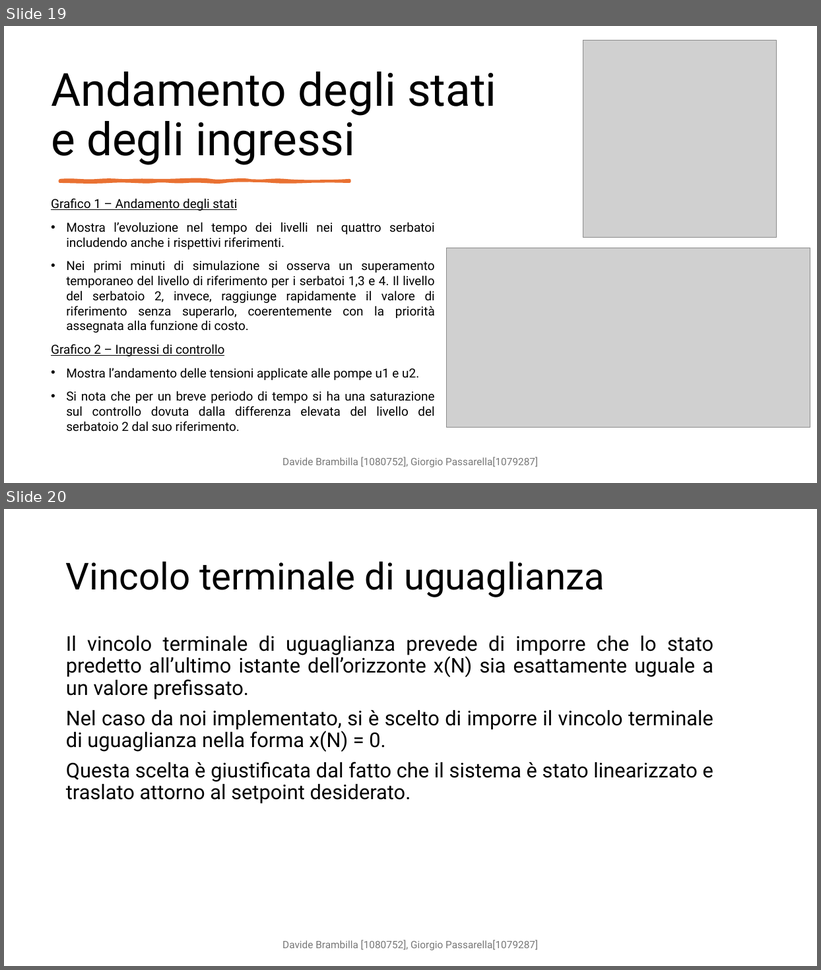
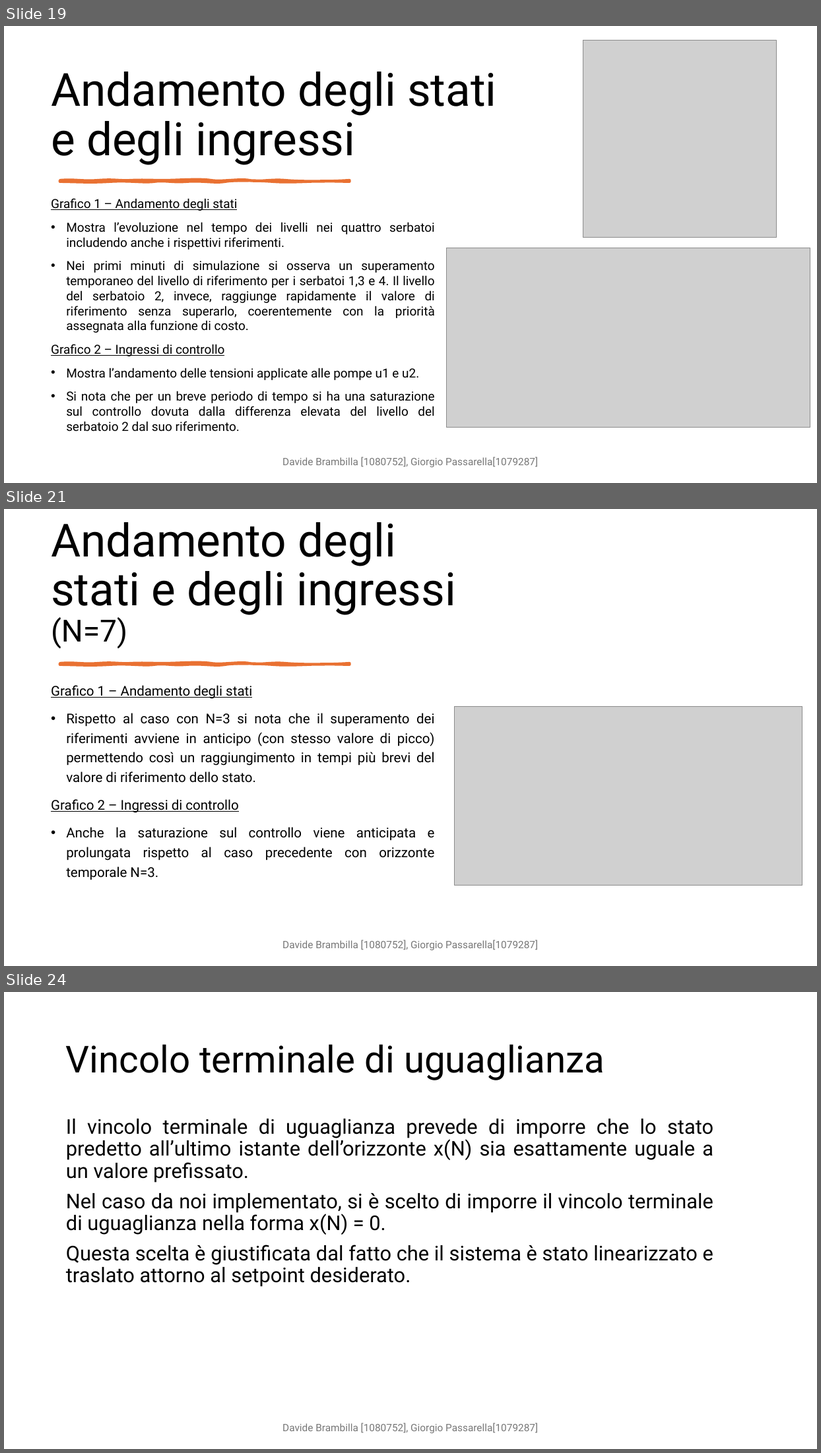
Before and after one commit to DavideBrambilla98/interconnectedTanksMPC, a slide deck: cam.pptx. Shown one above the other, each under a label of ours: slides 19 and 20 before the commit, slides 19, 21 and 24 after it; the slides between them are not shown. The pictures are 821x970 and 821x1453 pixels, drawn with LibreOffice and Linux fonts; fonts in the diff are those of the drawing; grey boxes stand for pictures. Boxes give left, top, right and bottom in pixels: in the first picture for what was removed or moved away, otherwise in the second. Text is boxed around its words. In the diff, an @@ line names an element or a change of style, - is before the commit and + after.

```diff
--- a/cam.pptx
+++ b/cam.pptx
@@ slide 21 added at (4, 509, 817, 966), background #FFFFFF @@
@@ title added at (51, 522, 456, 649), 54 pt, text #000000 @@
+Andamento degli stati e degli ingressi (N=7)
@@ freeform shape added at (60, 663, 350, 665), fill #E97132, outline #E97132 3.25 pt @@
@@ text added at (51, 685, 435, 881), 16 pt, text #000000 @@
+Grafico 1 – Andamento degli stati
+• Rispetto al caso con N=3 si nota che il superamento dei riferimenti avviene in anticipo (con stesso valore di picco) permettendo così un raggiungimento in tempi più brevi del valore di riferimento dello stato.
+Grafico 2 – Ingressi di controllo
+• Anche la saturazione sul controllo viene anticipata e prolungata rispetto al caso precedente con orizzonte temporale N=3.
@@ picture added at (455, 706, 803, 886) @@
@@ text added at (283, 940, 538, 951), 12 pt, text #797979 @@
+Davide Brambilla [1080752], Giorgio Passarella[1079287]
@@ what was slide 20 is now slide 24 @@
```
Also in this commit, not shown: 1 slide changed, 3 other slides added.
